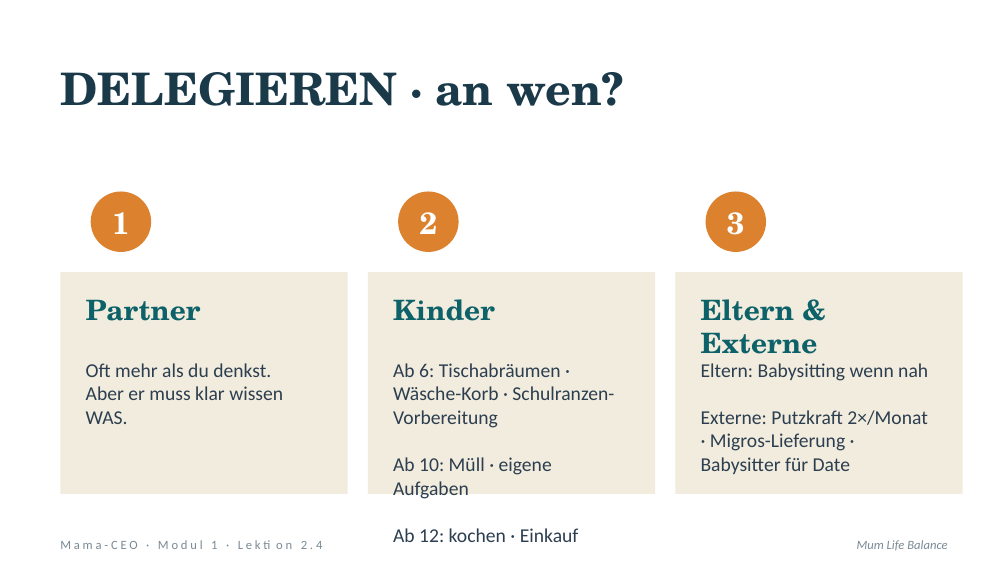
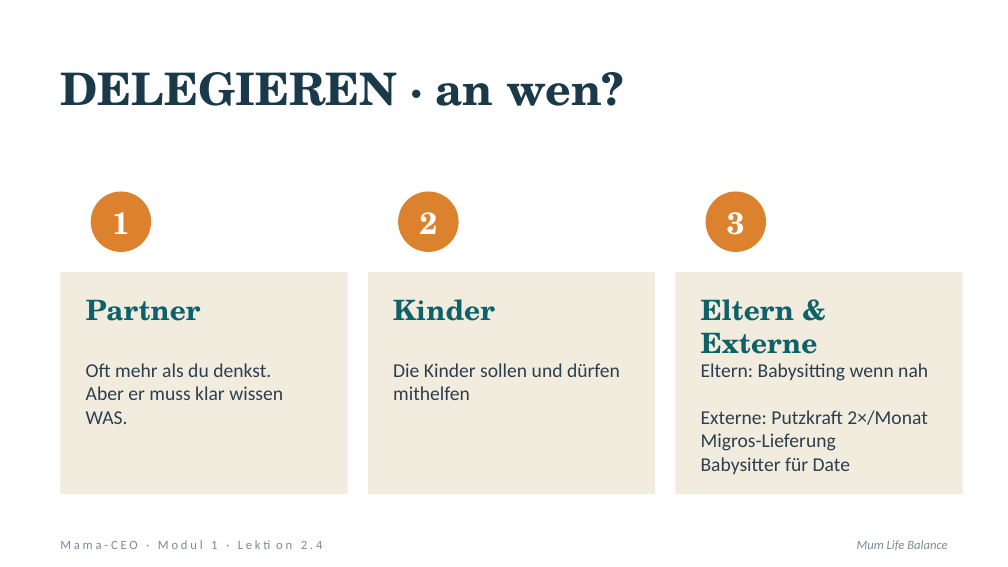
Before and after one commit to pnulmann-hue/mumlifebalance-workspace, a slide deck: slide 5 of outputs/produkte/mama-ceo/03-praesentationen/saeule-2/04-lektion-2-4.pptx. Drawn at 1008x567 pixels with LibreOffice and Linux fonts; fonts in the diff are those of the drawing. Boxes give left, top, right and bottom in pixels: in the first picture for what was removed or moved away, otherwise in the second. Text is boxed around its words. In the diff, an @@ line names an element or a change of style, - is before the commit and + after.

```diff
--- a/outputs/produkte/mama-ceo/03-praesentationen/saeule-2/04-lektion-2-4.pptx
+++ b/outputs/produkte/mama-ceo/03-praesentationen/saeule-2/04-lektion-2-4.pptx
@@ text at (x1=393, y1=363, x2=620, y2=400): text changed @@
-Ab 6: Tischabräumen · Wäsche-Korb · Schulranzen-Vorbereitung
-Ab 10: Müll · eigene Aufgaben
-Ab 12: kochen · Einkauf
+Die Kinder sollen und dürfen mithelfen
@@ text at (x1=701, y1=410, x2=927, y2=474): text changed @@
-Externe: Putzkraft 2×/Monat · Migros-Lieferung · Babysitter für Date
+Externe: Putzkraft 2×/Monat Migros-Lieferung
+Babysitter für Date
```
Also in this commit, not shown: 7 other slides changed, 32 other files.
